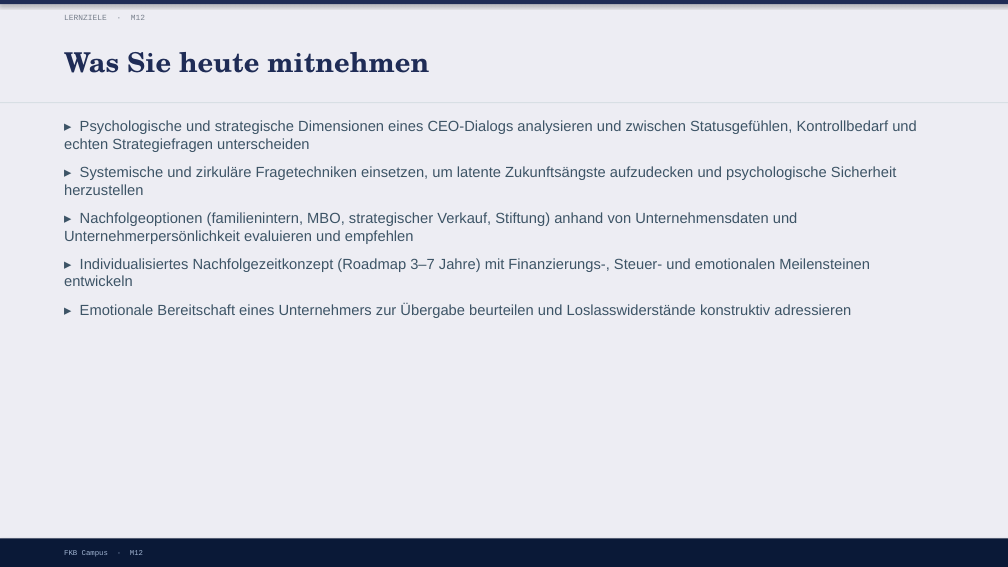
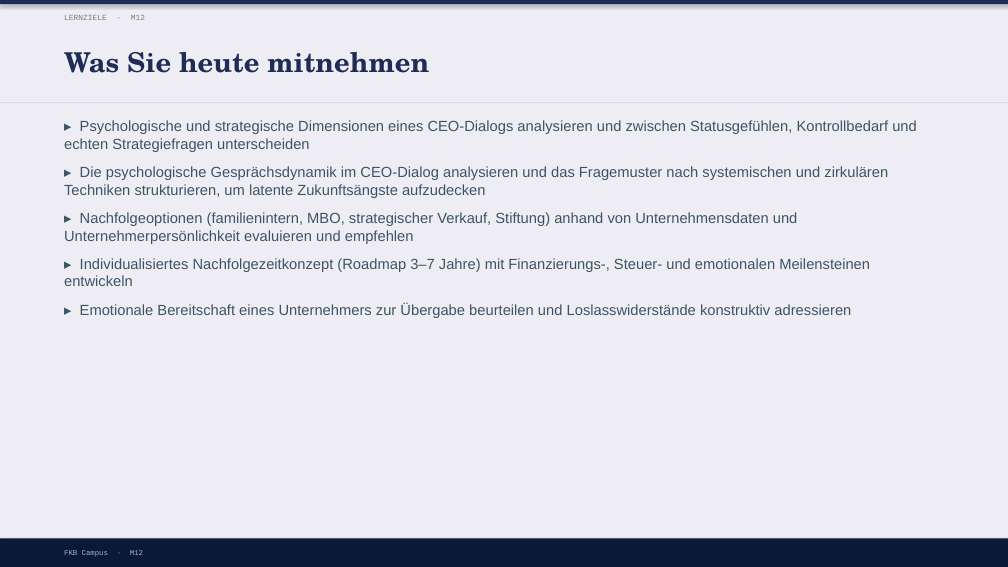
Before and after one commit to ck5rqc47pr-byte/firmenkundenakademie-online, a slide deck: slide 3 of protected-downloads/praesentation/M12.pptx. Drawn at 1008x567 pixels with LibreOffice and Linux fonts; fonts in the diff are those of the drawing. Boxes give left, top, right and bottom in pixels: in the first picture for what was removed or moved away, otherwise in the second. Text is boxed around its words. In the diff, an @@ line names an element or a change of style, - is before the commit and + after.

```diff
--- a/protected-downloads/praesentation/M12.pptx
+++ b/protected-downloads/praesentation/M12.pptx
@@ text at box(64, 166, 888, 198): text changed @@
-▸ Systemische und zirkuläre Fragetechniken einsetzen, um latente Zukunftsängste aufzudecken und psychologische Sicherheit herzustellen
+▸ Die psychologische Gesprächsdynamik im CEO-Dialog analysieren und das Fragemuster nach systemischen und zirkulären Techniken strukturieren, um latente Zukunftsängste aufzudecken
```
Also in this commit, not shown: 2 other files.
